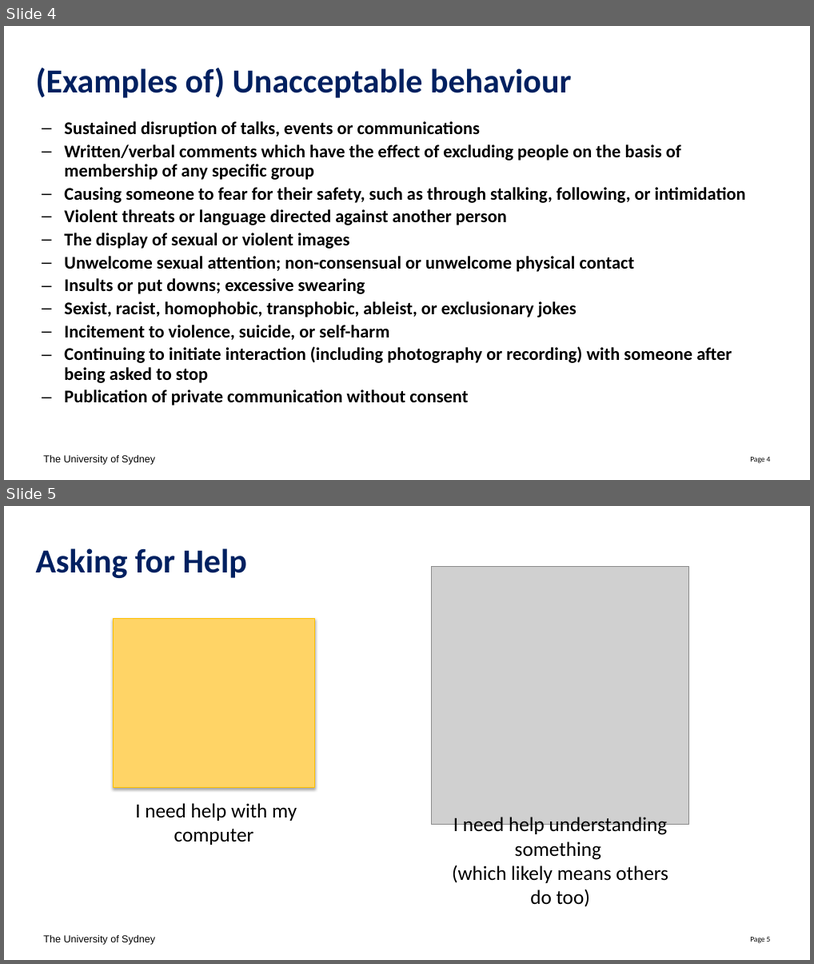
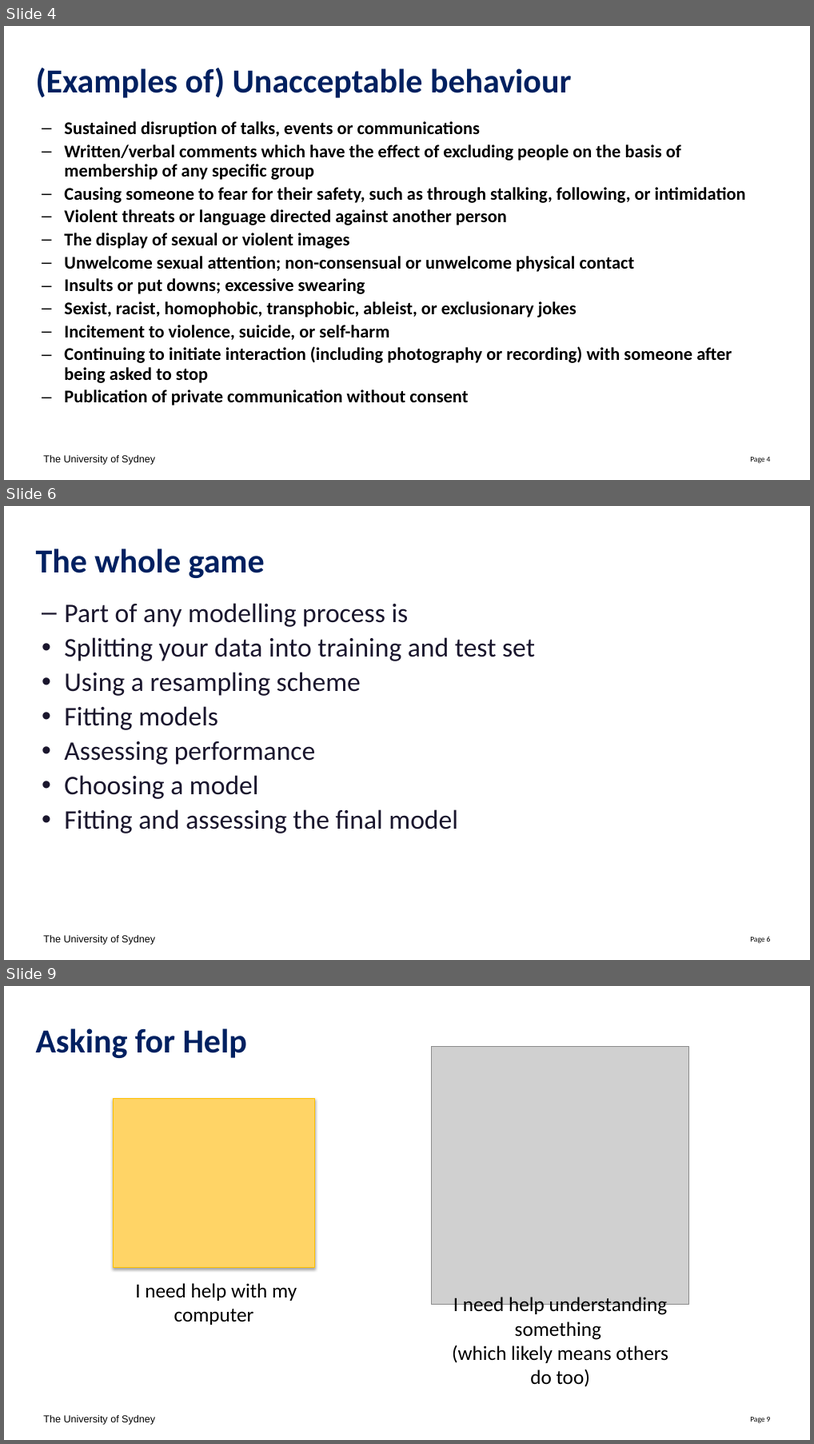
Before and after one commit to Sydney-Informatics-Hub/Module3R, a slide deck: slides/Module3R.pptx. Shown one above the other, each under a label of ours: slides 4 and 5 before the commit, slides 4, 6 and 9 after it; the slides between them are not shown. The pictures are 814x964 and 814x1444 pixels, drawn with LibreOffice and Linux fonts; fonts in the diff are those of the drawing; grey boxes stand for pictures. Boxes give left, top, right and bottom in pixels: in the first picture for what was removed or moved away, otherwise in the second. Text is boxed around its words. In the diff, an @@ line names an element or a change of style, - is before the commit and + after.

```diff
--- a/slides/Module3R.pptx
+++ b/slides/Module3R.pptx
@@ slide 6 added at box(4, 506, 810, 960), background #FFFFFF; not listed: 2 template elements that a slide beside it also shows @@
@@ title added at box(36, 548, 265, 578), 40 pt, text #002060, bold @@
+The whole game
@@ text added at box(64, 603, 535, 833), 32 pt, text #1A162D @@
+– Part of any modelling process is
+• Splitting your data into training and test set
+• Using a resampling scheme
+• Fitting models
+• Assessing performance
+• Choosing a model
+• Fitting and assessing the final model
@@ what was slide 5 is now slide 9 @@
```
Also in this commit, not shown: 2 slides changed, 3 other slides added, 2 other files.
